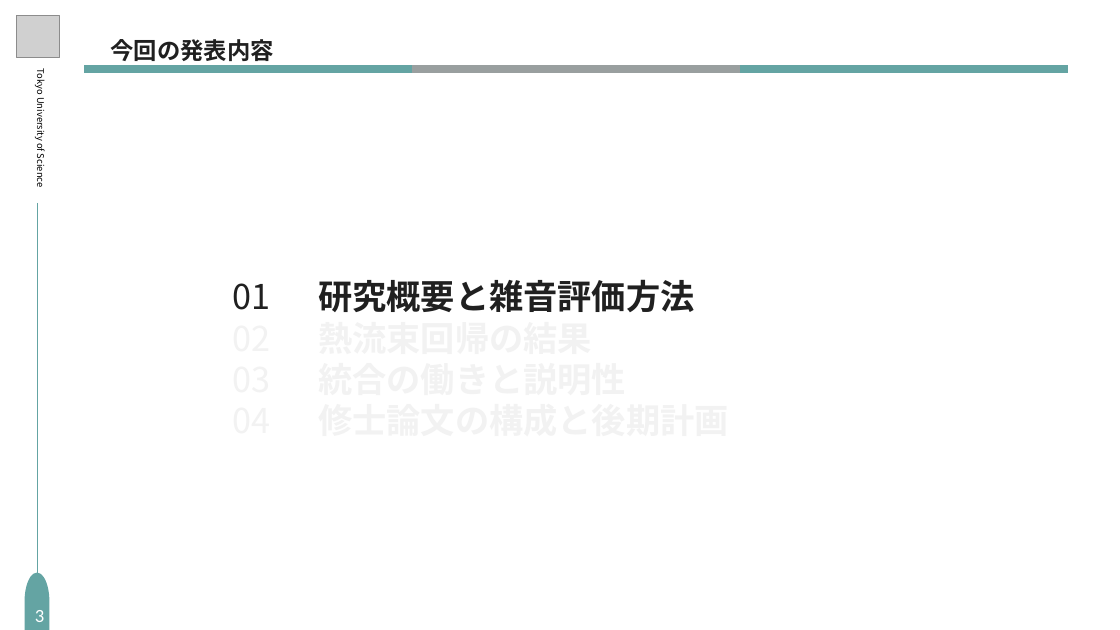
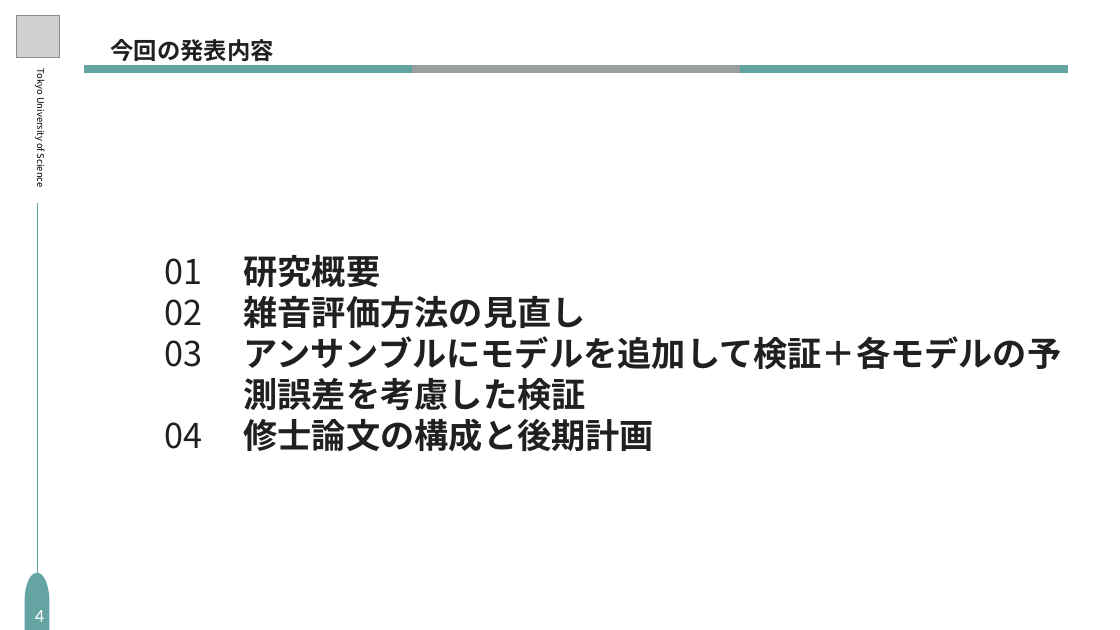
Before and after one commit to S-Riku-tus/university_research, a slide deck: slide 4 of 研究進捗報告/2026/1016（研究進捗報告）/研究進捗_1016_編集用_修正版.pptx (slide 3 before the commit). Drawn at 1120x630 pixels with LibreOffice and Linux fonts; fonts in the diff are those of the drawing; grey boxes stand for pictures. Boxes give left, top, right and bottom in pixels: in the first picture for what was removed or moved away, otherwise in the second. Text is boxed around its words. In the diff, an @@ line names an element or a change of style, - is before the commit and + after.

```diff
--- a/研究進捗報告/2026/1016（研究進捗報告）/研究進捗_1016_編集用_修正版.pptx
+++ b/研究進捗報告/2026/1016（研究進捗報告）/研究進捗_1016_編集用_修正版.pptx
@@ text "01 02 03": place and size @@
-text "01 02 03" at (233,283,271,310)
+text "01 02 03" at (164,258,202,449)
@@ text "01 02 03" at (164,258,202,449): text colour #F2F2F2 to #202020 in "02 03", "04" @@
@@ text "研究概要": place and size @@
-text "研究概要" at (318,279,694,361)
+text "研究概要" at (244,255,1062,451)
@@ text at (244,255,1062,410): text changed; text colour #F2F2F2 to #202020 @@
-研究概要と雑音評価方法
-熱流束回帰の結果
-統合の働きと説明性
+研究概要
+雑音評価方法の見直し
+アンサンブルにモデルを追加して検証＋各モデルの予測誤差を考慮した検証
@@ text at (244,418,655,451): text colour #F2F2F2 to #202020 in "修士論文の構成と後期計画" @@
@@ page number at (35,610,44,622): text changed @@
-3
+4
```
Also in this commit, not shown: 11 other slides changed, 1 slide added, 1 slide removed.
